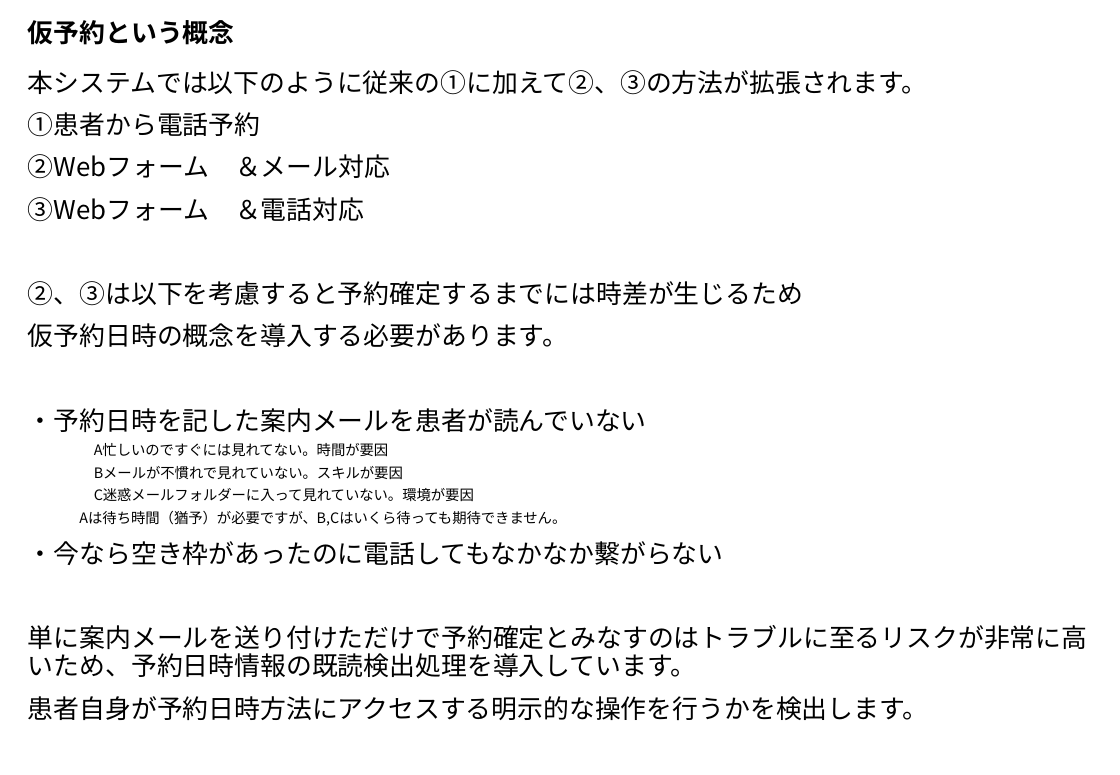
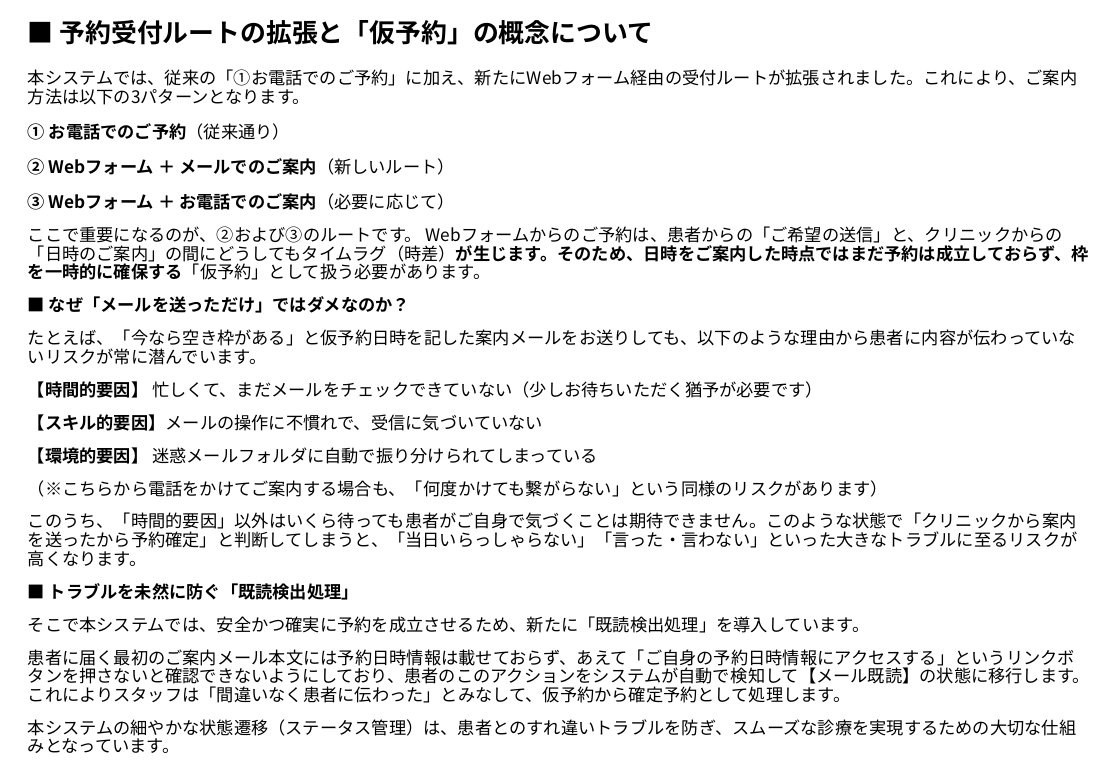
Before and after one commit to MishimaAkifumi-Private/FureaiGp-GairaiYoyakuSystem, a slide deck: slide 24 of Manual/UsersGuide.pptx (slide 18 before the commit). Drawn at 1120x775 pixels with LibreOffice and Linux fonts; fonts in the diff are those of the drawing. Boxes give left, top, right and bottom in pixels: in the first picture for what was removed or moved away, otherwise in the second. Text is boxed around its words. In the diff, an @@ line names an element or a change of style, - is before the commit and + after.

```diff
--- a/Manual/UsersGuide.pptx
+++ b/Manual/UsersGuide.pptx
@@ title at [60,20,654,45]: text changed @@
-仮予約という概念
+■ 予約受付ルートの拡張と「仮予約」の概念について
@@ text at [28,69,1090,753]: text changed; size 18 to 12 pt @@
-本システムでは以下のように従来の①に加えて②、③の方法が拡張されます。
-①患者から電話予約
-②Webフォーム ＆メール対応
-③Webフォーム ＆電話対応
-②、③は以下を考慮すると予約確定するまでには時差が生じるため
-仮予約日時の概念を導入する必要があります。
-・予約日時を記した案内メールを患者が読んでいない
-  A忙しいのですぐには見れてない。時間が要因
-  Bメールが不慣れで見れていない。スキルが要因
-  C迷惑メールフォルダーに入って見れていない。環境が要因
-  Aは待ち時間（猶予）が必要ですが、B,Cはいくら待っても期待できません。
-・今なら空き枠があったのに電話してもなかなか繫がらない
-単に案内メールを送り付けただけで予約確定とみなすのはトラブルに至るリスクが非常に高いため、予約日時情報の既読検出処理を導入しています。
-患者自身が予約日時方法にアクセスする明示的な操作を行うかを検出します。
+本システムでは、従来の「①お電話でのご予約」に加え、新たにWebフォーム経由の受付ルートが拡張されました。これにより、ご案内方法は以下の3パターンとなります。
+① お電話でのご予約（従来通り）
+② Webフォーム ＋ メールでのご案内（新しいルート）
+③ Webフォーム ＋ お電話でのご案内（必要に応じて）
+ここで重要になるのが、②および③のルートです。 Webフォームからのご予約は、患者からの「ご希望の送信」と、クリニックからの「日時のご案内」の間にどうしてもタイムラグ（時差）が生じます。そのため、日時をご案内した時点ではまだ予約は成立しておらず、枠を一時的に確保する「仮予約」として扱う必要があります。
+■ なぜ「メールを送っただけ」ではダメなのか？
+たとえば、「今なら空き枠がある」と仮予約日時を記した案内メールをお送りしても、以下のような理由から患者に内容が伝わっていないリスクが常に潜んでいます。
+【時間的要因】 忙しくて、まだメールをチェックできていない（少しお待ちいただく猶予が必要です）
+【スキル的要因】メールの操作に不慣れで、受信に気づいていない
+【環境的要因】 迷惑メールフォルダに自動で振り分けられてしまっている
+（※こちらから電話をかけてご案内する場合も、「何度かけても繋がらない」という同様のリスクがあります）
+このうち、「時間的要因」以外はいくら待っても患者がご自身で気づくことは期待できません。このような状態で「クリニックから案内を送ったから予約確定」と判断してしまうと、「当日いらっしゃらない」「言った・言わない」といった大きなトラブルに至るリスクが高くなります。
+■ トラブルを未然に防ぐ「既読検出処理」
+そこで本システムでは、安全かつ確実に予約を成立させるため、新たに「既読検出処理」を導入しています。
+患者に届く最初のご案内メール本文には予約日時情報は載せておらず、あえて「ご自身の予約日時情報にアクセスする」というリンクボタンを押さないと確認できないようにしており、患者のこのアクションをシステムが自動で検知して【メール既読】の状態に移行します。これによりスタッフは「間違いなく患者に伝わった」とみなして、仮予約から確定予約として処理します。
+本システムの細やかな状態遷移（ステータス管理）は、患者とのすれ違いトラブルを防ぎ、スムーズな診療を実現するための大切な仕組みとなっています。
```
Also in this commit, not shown: 7 slides added, 2 other files.
